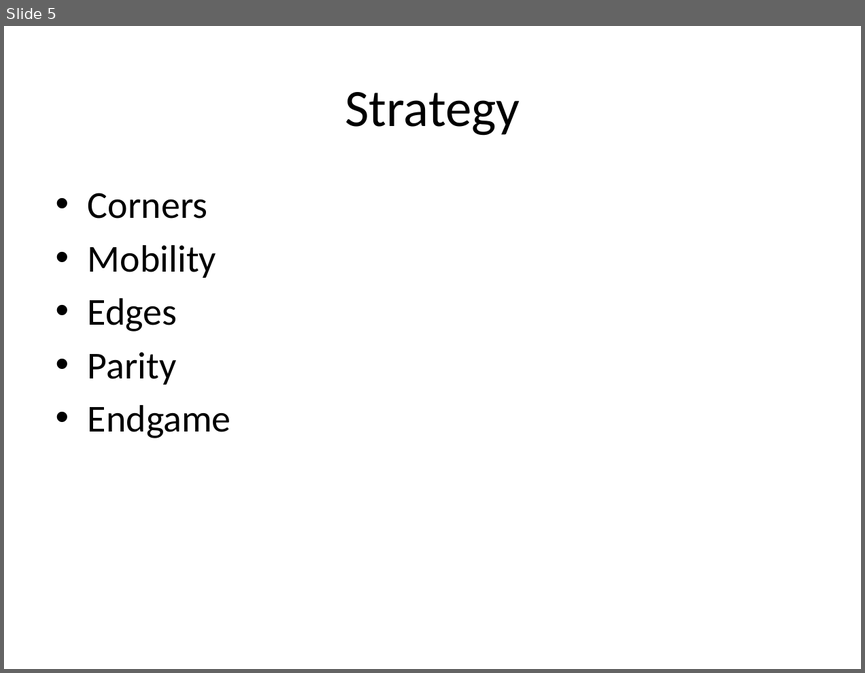
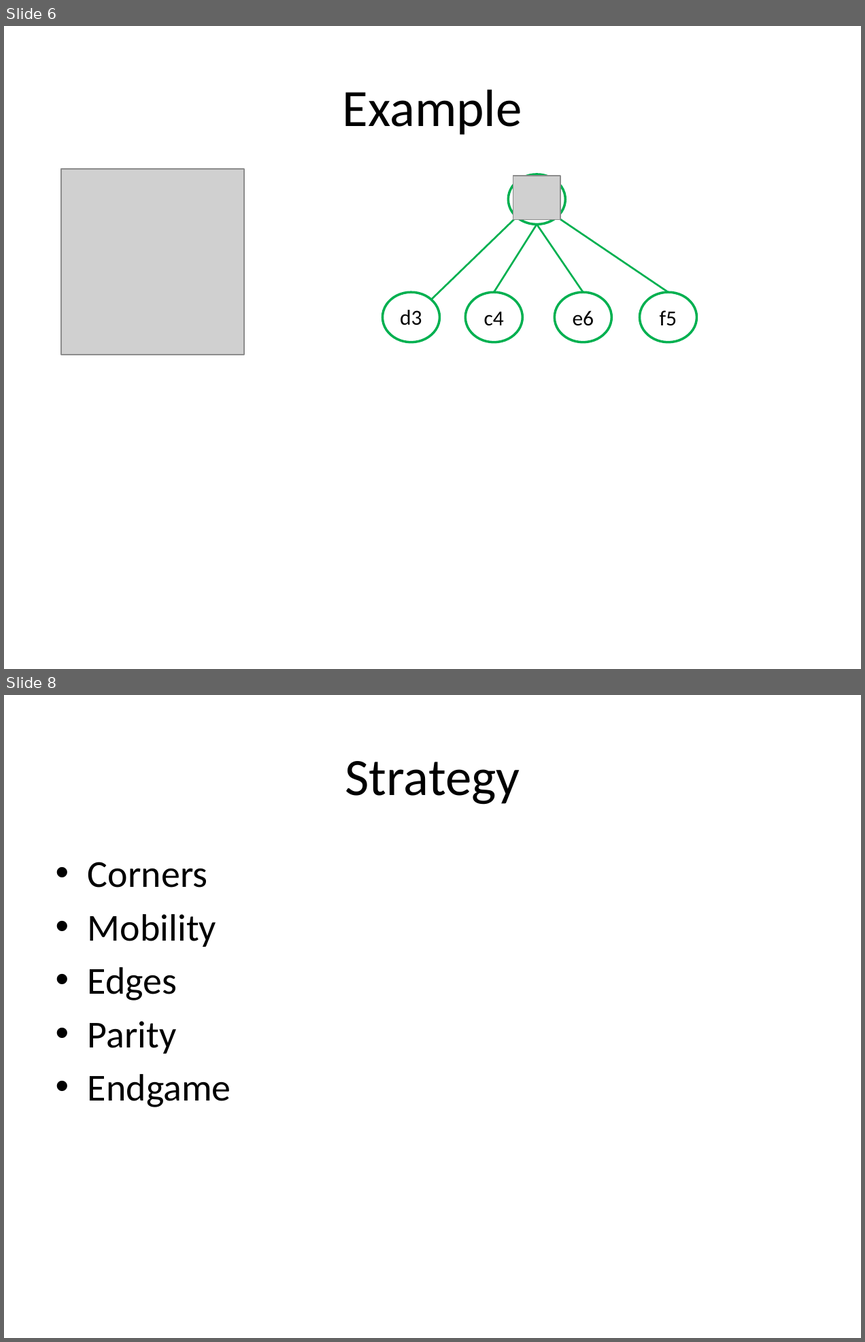
Before and after one commit to baekdahl/hyggekaffe, a slide deck: Reversi slides/reversi.pptx. Shown one above the other, each under a label of ours: slide 5 before the commit, slides 6 and 8 after it; the slides between them are not shown. The pictures are 865x673 and 865x1342 pixels, drawn with LibreOffice and Linux fonts; fonts in the diff are those of the drawing; grey boxes stand for pictures. Boxes give left, top, right and bottom in pixels: in the first picture for what was removed or moved away, otherwise in the second. Text is boxed around its words. In the diff, an @@ line names an element or a change of style, - is before the commit and + after.

```diff
--- a/Reversi slides/reversi.pptx
+++ b/Reversi slides/reversi.pptx
@@ slide 6 added at box(4, 26, 861, 669), background #FFFFFF @@
@@ title added at box(343, 89, 522, 135), 44 pt, text #000000 @@
+Example
@@ picture added at box(61, 169, 245, 355) @@
@@ ellipse added at box(508, 174, 565, 224), fill #FFFFFF, outline #00B050 2 pt @@
@@ picture added at box(513, 176, 560, 220) @@
@@ line added from (516, 217) to (432, 299), #00B050 1.5 pt @@
@@ line added from (537, 224) to (494, 292), #00B050 1.5 pt @@
@@ line added from (583, 292) to (537, 224), #00B050 1.5 pt @@
@@ line added from (557, 217) to (668, 292), #00B050 1.5 pt @@
@@ ellipse added at box(383, 292, 440, 342), fill #FFFFFF, outline #00B050 2 pt @@
@@ text added at box(400, 310, 422, 325), 18 pt, text #000000 @@
+d3
@@ ellipse added at box(465, 292, 522, 342), fill #FFFFFF, outline #00B050 2 pt @@
@@ text added at box(484, 311, 504, 326), 18 pt, text #000000 @@
+c4
@@ ellipse added at box(554, 292, 611, 342), fill #FFFFFF, outline #00B050 2 pt @@
@@ text added at box(572, 310, 594, 326), 18 pt, text #000000 @@
+e6
@@ ellipse added at box(640, 292, 697, 342), fill #FFFFFF, outline #00B050 2 pt @@
@@ text added at box(660, 310, 677, 326), 18 pt, text #000000 @@
+f5
@@ what was slide 5 is now slide 8 @@
```
Also in this commit, not shown: 4 slides changed, 3 other slides added, 1 slide removed.
